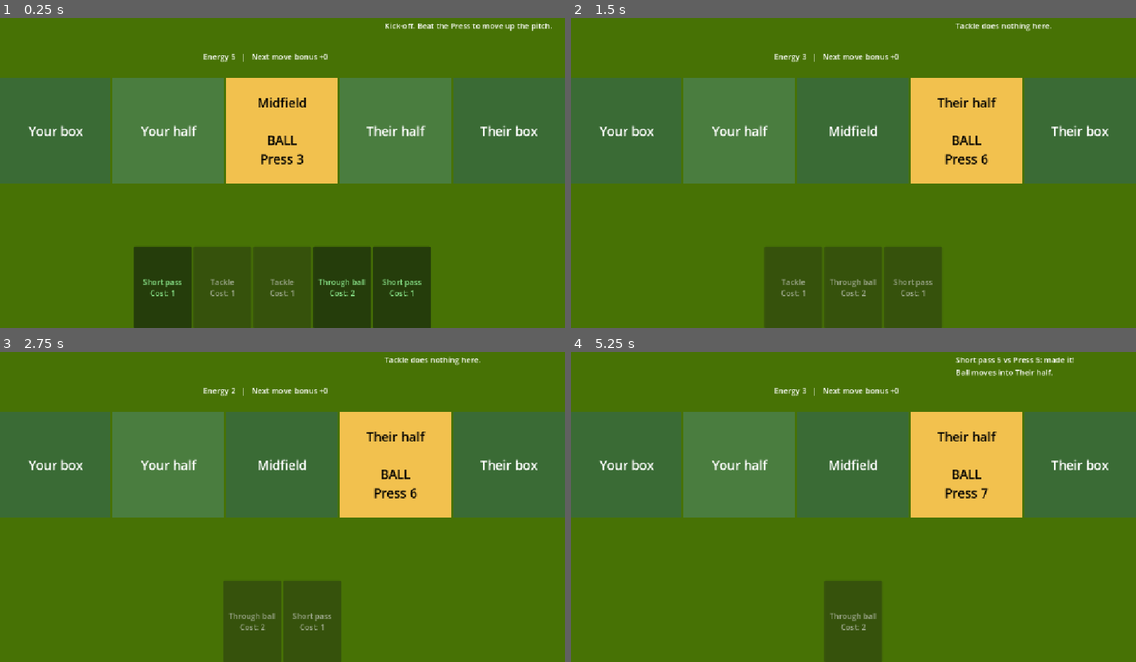
Above: before the commit, frames 1-4 (two rows, left to right).
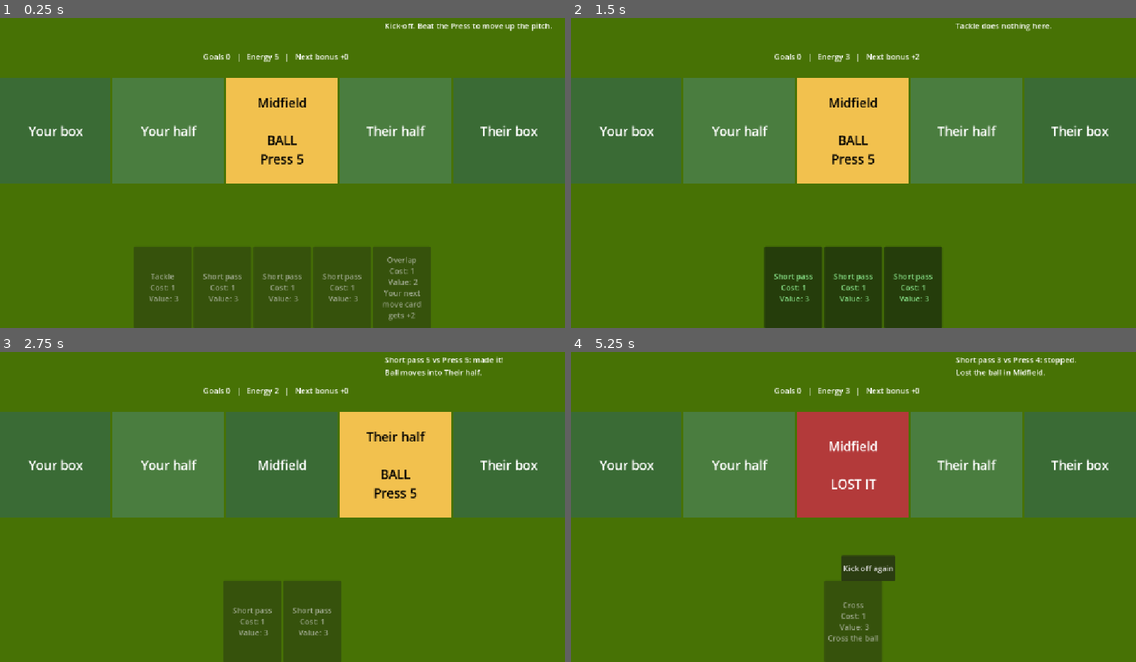
Above: after the commit, the same moments.

Repository: pauleverton/card-collection-test
Game: Godot game, scene res://Scenes/match_slice.tscn
Two runs of this game, one before a commit and one after it. Both use one fixed random seed, a clock stepped at 60 frames per second and the inputs below. This scene is started directly instead of the project's main scene.
Inputs (mouse positions are in pixels of both pictures, inside the frame that each line leads up to):
- Up to frame 1 (0.25 s): no input
- Up to frame 2 (1.5 s): click (972, 287) at 0.5 s, where only the run after the commit has a clickable "Overlap Cost: 1 Value: 2 Your…"; click "Tackle Cost: 1" (after the commit: "Tackle Cost: 1 Value: 3") at 1.25 s
- Up to frame 3 (2.75 s): click "Tackle Cost: 1" (after the commit: "Short pass Cost: 1 Value: 3") at 2 s
- Up to frame 4 (5.25 s): click "Through ball Cost: 2" (after the commit: "Short pass Cost: 1 Value: 3") at 2.75 s; click "Kick off again" at 3.5 s; click (853, 621) at 4.25 s, where only the run before the commit has a clickable "Overlap Cost: 1 Your next mov…"; click "Short pass Cost: 1" (after the commit: "Short pass Cost: 1 Value: 3") at 5 s

The runs differ from the first frame. In frame 1, 1.9% of the frame differs, in the area x 25-75%, y 11-98%; in frame 2, 15%; in frame 3, 1.3%; in frame 4, 15%, in the area x 36-90%, y 1-94%.

Commit message:
updated box

Diff:
--- /dev/null
+++ b/Resources/cross.tres
@@ -0,0 +1,11 @@
+[gd_resource type="Resource" script_class="ActionData" format=3 uid="uid://whlh6q4bs1wu"]
+
+[ext_resource type="Script" uid="uid://c7aob23hi7te0" path="res://Scripts/action_data.gd" id="1_3y67c"]
+
+[resource]
+script = ExtResource("1_3y67c")
+display_name = "Cross"
+tag = "cross"
+base_value = 3
+description = "Cross the ball"
+metadata/_custom_type_script = "uid://c7aob23hi7te0"
--- a/Resources/shot.tres
+++ b/Resources/shot.tres
@@ -5,7 +5,7 @@
 [resource]
 script = ExtResource("1_yj2ng")
 display_name = "Shot"
-energy_cost = 2
 tag = "shot"
 base_value = 3
+description = "Shoot!"
 metadata/_custom_type_script = "uid://c7aob23hi7te0"
--- a/Scenes/match_slice.gd
+++ b/Scenes/match_slice.gd
@@ -5,6 +5,7 @@
 @onready var pitch_strip = $Pitch
 @onready var result_label = $ResultLabel
 @onready var kick_off_button = $KickOffButton
+@onready var shoot_button = $ShootButton
 
 var pitch := PitchMatch.new()
 
@@ -14,13 +15,17 @@
 	var through_ball = load("res://Resources/through_ball.tres")
 	var overlap = load("res://Resources/overlap.tres")
 	var tackle = load("res://Resources/tackle.tres")
+	var cross = load("res://Resources/cross.tres")
+	var shot = load("res://Resources/shot.tres")
 	var deck = [short_pass, short_pass, short_pass, short_pass, dribble, dribble,
-			through_ball, through_ball, overlap, overlap, tackle, tackle]
+			through_ball, through_ball, overlap, overlap, tackle, tackle,
+			cross, cross, shot]
 	DeckState.start_match(deck)
 	DeckState.draw(5)
 	pitch.start()
 	hand.card_played.connect(play_card)
 	kick_off_button.pressed.connect(_on_kick_off)
+	shoot_button.pressed.connect(_on_shoot)
 	result_label.text = "Kick-off. Beat the Press to move up the pitch."
 	refresh_all()
 
@@ -35,6 +40,11 @@
 	DeckState.play(card)
 	refresh_all()
 
+func _on_shoot() -> void:
+	var events := pitch.take_shot()
+	result_label.text = describe(events)
+	refresh_all()
+
 func _on_kick_off() -> void:
 	pitch.start()
 	DeckState.draw(2)
@@ -43,9 +53,11 @@
 
 func refresh_all() -> void:
 	hand.refresh()
-	pitch_strip.show_state(pitch.zone, pitch.target, pitch.has_ball)
-	info_label.text = "Energy %d   |   Next move bonus +%d" % [pitch.energy, pitch.next_bonus]
-	kick_off_button.visible = not pitch.has_ball or pitch.zone == 4
+	pitch_strip.show_state(pitch)
+	info_label.text = "Goals %d   |   Energy %d   |   Next bonus +%d" % [
+			pitch.goals, pitch.energy, pitch.next_bonus]
+	kick_off_button.visible = not pitch.has_ball
+	shoot_button.visible = pitch.has_ball and pitch.zone == 4
 	for card_ui in hand.get_children():
 		if pitch.would_succeed(card_ui.card):
 			card_ui.modulate = Color(0.6, 1.0, 0.6)
@@ -62,13 +74,27 @@
 			"advance":
 				lines.append("Ball moves into %s." % e["zone"])
 			"in_the_box":
-				lines.append("You're in the box! (Box rules come next.)")
+				lines.append("Into the box with a chance of %d." % e["quality"])
 			"kept_ball":
 				lines.append("Couldn't get past, but dragged a defender out. Press now %d." % e["target"])
+			"quality":
+				lines.append("%s: chance now %d." % [e["card"], e["quality"]])
+			"defender":
+				lines.append("Defender plays %s. Chance now %d." % [e["card"], e["quality"]])
+			"no_defenders":
+				lines.append("No defenders left to stop you!")
+			"shot":
+				lines.append("SHOT! Chance %d vs keeper %d..." % [e["quality"], e["save"]])
+			"goal":
+				lines.append("GOAL! That's %d." % e["goals"])
+			"corner":
+				lines.append("Tipped round the post. Corner! Chance reset to 2, +1 energy.")
+			"saved":
+				lines.append("Saved.")
 			"turnover":
 				lines.append("Lost the ball in %s." % e["zone"])
 			"bonus":
-				lines.append("Overlap: next move +%d." % e["next_bonus"])
+				lines.append("Overlap: next card +%d." % e["next_bonus"])
 			"drew":
 				lines.append("Drew a card.")
 			"wrong_phase":
@@ -76,5 +102,7 @@
 			"no_energy":
 				lines.append("Not enough energy.")
 			"no_ball":
-				lines.append("You haven't got the ball.")
+				lines.append("You can't do that right now.")
+			"basic_shot":
+				lines.append("Snatched shot from a tight angle (-%d)." % PitchMatch.BASIC_SHOT_PENALTY)
 	return "\n".join(lines)
--- a/Scenes/match_slice.tscn
+++ b/Scenes/match_slice.tscn
@@ -61,3 +61,11 @@
 offset_right = 672.0
 offset_bottom = 490.0
 text = "Kick off again"
+
+[node name="ShootButton" type="Button" parent="." unique_id=2069174672]
+layout_mode = 0
+offset_left = 715.0
+offset_top = 447.0
+offset_right = 849.0
+offset_bottom = 478.0
+text = "Shoot (1 energy)"
--- a/Scripts/action_card_ui.gd
+++ b/Scripts/action_card_ui.gd
@@ -11,4 +11,4 @@
 
 func setup(data: ActionData) -> void:
 	card = data
-	text = "%s\nCost: %d\n\n%s" % [data.display_name, data.energy_cost, data.description]
+	text = "%s\nCost: %d\n Value: %d\n%s" % [data.display_name, data.energy_cost,data.base_value, data.description]
--- a/Scripts/pitch_match.gd
+++ b/Scripts/pitch_match.gd
@@ -8,20 +8,71 @@
 const START_ENERGY := 5
 const LONG_BALL_MARGIN := 3
 
+## --- Box rules ---
+const BOX_DEFENCE_DECK := ["block", "block", "block", "tackle", "tackle",
+		"clearance", "clearance", "slip", "slip"]
+const DEFENDER_TEXT := {"block": "Block -2", "tackle": "Tackle -3",
+		"clearance": "Clearance (wins it if chance 4 or less)", "slip": "Slip"}
+const BOX_DEFENCE_VALUE := {"block": 2, "tackle": 3, "clearance": 0, "slip": 0}
+const BOX_HAND_SIZE := 3
+const CLEARANCE_LIMIT := 4
+const BOX_WORK_VALUE := 1   ## what Pass and Dribble add inside the box
+const KEEPER_DECK := [2, 3, 3, 4, 4, 5, 5, 6, 7]
+const SHOT_COST := 1
+const BOX_ENERGY := 3
+const BASIC_SHOT_PENALTY := 2
+
 var zone := 2
 var energy := START_ENERGY
 var target := 0
 var has_ball := true
-## Bonus waiting for the next move card (from Overlap, later from jokers).
+## Bonus waiting for the next card (from Overlap, later from jokers).
 var next_bonus := 0
+var quality := 0
+var goals := 0
+var scored_last := false
 var _press_pile: Array = []
+var _box_hand: Array = []
+var _box_defence_pile: Array = []
+var _keeper_pile: Array = []
 
 func start() -> void:
 	zone = 2
 	energy = START_ENERGY
 	has_ball = true
 	next_bonus = 0
+	quality = 0
+	scored_last = false
 	_flip_press()
+
+func defenders_left() -> int:
+	return _box_hand.size()
+
+## The defenders still to come, in the order they'll respond.
+func upcoming_defenders() -> Array:
+	return _box_hand.duplicate()
+
+## Percentage chance a shot of this quality scores, from the saves left in the pile.
+func goal_odds(shot_quality: int) -> int:
+	var saves: Array = _keeper_pile if not _keeper_pile.is_empty() else KEEPER_DECK
+	var beaten := 0
+	for s in saves:
+		if shot_quality > s:
+			beaten += 1
+	return roundi(100.0 * beaten / saves.size())
+
+func power_of(card: ActionData) -> int:
+	return card.base_value + next_bonus
+
+## True if the card is worth playing right now (used for the green tint).
+func would_succeed(card: ActionData) -> bool:
+	if not has_ball:
+		return false
+	if zone == 4:
+		return card.tag in ["pass", "dribble", "cross", "shot", "overlap"]
+	if not card.tag in ["pass", "dribble", "long_ball"]:
+		return false
+	return power_of(card) >= target
 
 func play(card: ActionData) -> Array:
 	var events := []
@@ -32,23 +83,42 @@
 		events.append({"type": "no_energy"})
 		return events
 	energy -= card.energy_cost
+	if card.tag == "overlap":
+		next_bonus += card.base_value
+		events.append({"type": "bonus", "next_bonus": next_bonus})
+	elif zone == 4:
+		_play_in_box(card, events)
+	else:
+		_play_in_build_up(card, events)
+	_check_out_of_energy(events)
+	return events
+
+func take_shot() -> Array:
+	var events := []
+	if not has_ball or zone != 4:
+		events.append({"type": "no_ball"})
+		return events
+	if energy < SHOT_COST:
+		events.append({"type": "no_energy"})
+		return events
+	energy -= SHOT_COST
+	quality = max(0, quality - BASIC_SHOT_PENALTY)
+	events.append({"type": "basic_shot", "quality": quality})
+	_shoot(events)
+	_check_out_of_energy(events)
+	return events
+
+# ---------- Build-up ----------
+
+func _play_in_build_up(card: ActionData, events: Array) -> void:
 	match card.tag:
 		"pass", "dribble", "long_ball":
-			if zone == 4:
-				events.append({"type": "wrong_phase", "card": card.display_name})
-			else:
-				_attempt_move(card, events)
-				if card.tag == "dribble":
-					DeckState.draw(1)
-					events.append({"type": "drew"})
-		"overlap":
-			next_bonus += card.base_value
-			events.append({"type": "bonus", "next_bonus": next_bonus})
+			_attempt_move(card, events)
+			if card.tag == "dribble":
+				DeckState.draw(1)
+				events.append({"type": "drew"})
 		_:
 			events.append({"type": "wrong_phase", "card": card.display_name})
-	if has_ball and energy == 0 and zone < 4:
-		_turnover(events)
-	return events
 
 func _attempt_move(card: ActionData, events: Array) -> void:
 	## This line is where jokers will add their bonuses later.
@@ -61,37 +131,90 @@
 		var steps := 1
 		if card.tag == "long_ball" and power >= target + LONG_BALL_MARGIN:
 			steps = 2
-		_advance(steps, events)
+		_advance(steps, power - target, events)
 	elif card.tag == "dribble":
 		target -= 1
 		events.append({"type": "kept_ball", "target": target})
 	else:
 		_turnover(events)
 
-func _advance(steps: int, events: Array) -> void:
+func _advance(steps: int, excess: int, events: Array) -> void:
 	zone = min(zone + steps, 4)
 	events.append({"type": "advance", "zone": ZONE_NAMES[zone]})
 	if zone == 4:
-		events.append({"type": "in_the_box"})
+		_enter_box(excess, events)
 	else:
 		_flip_press()
+
+func _flip_press() -> void:
+	target = _draw_from(_press_pile, PRESS_DECK) + PRESS_MODIFIER[zone]
+
+# ---------- The box ----------
+
+func _enter_box(start_quality: int, events: Array) -> void:
+	energy = BOX_ENERGY
+	quality = start_quality
+	_box_hand.clear()
+	for i in BOX_HAND_SIZE:
+		_box_hand.append(_draw_from(_box_defence_pile, BOX_DEFENCE_DECK))
+	events.append({"type": "in_the_box", "quality": quality})
+
+func _play_in_box(card: ActionData, events: Array) -> void:
+	match card.tag:
+		"pass", "dribble", "cross":
+			var amount: int = card.base_value if card.tag == "cross" else BOX_WORK_VALUE
+			quality += amount + next_bonus
+			next_bonus = 0
+			events.append({"type": "quality", "card": card.display_name, "quality": quality})
+			_defender_responds(events)
+		"shot":
+			quality += card.base_value + next_bonus
+			next_bonus = 0
+			_shoot(events)
+		_:
+			events.append({"type": "wrong_phase", "card": card.display_name})
+
+func _defender_responds(events: Array) -> void:
+	if _box_hand.is_empty():
+		events.append({"type": "no_defenders"})
+		return
+	var d: String = _box_hand.pop_front()
+	if d == "clearance" and quality <= CLEARANCE_LIMIT:
+		events.append({"type": "defender", "card": d, "quality": quality})
+		_turnover(events)
+		return
+	quality = max(0, quality - BOX_DEFENCE_VALUE[d])
+	events.append({"type": "defender", "card": d, "quality": quality})
+
+func _shoot(events: Array) -> void:
+	var save: int = _draw_from(_keeper_pile, KEEPER_DECK)
+	events.append({"type": "shot", "quality": quality, "save": save})
+	if quality > save:
+		goals += 1
+		scored_last = true
+		has_ball = false
+		events.append({"type": "goal", "goals": goals})
+	elif quality == save:
+		quality = 2
+		energy += 1
+		events.append({"type": "corner"})
+	else:
+		events.append({"type": "saved"})
+		_turnover(events)
+
+# ---------- Shared ----------
+
+func _check_out_of_energy(events: Array) -> void:
+	if has_ball and energy == 0:
+		_turnover(events)
 
 func _turnover(events: Array) -> void:
 	has_ball = false
 	events.append({"type": "turnover", "zone": ZONE_NAMES[zone]})
 
-func _flip_press() -> void:
-	if _press_pile.is_empty():
-		_press_pile = PRESS_DECK.duplicate()
-		_press_pile.shuffle()
-	target = _press_pile.pop_back() + PRESS_MODIFIER[zone]
-
-func power_of(card: ActionData) -> int:
-	return card.base_value + next_bonus
-
-func would_succeed(card: ActionData) -> bool:
-	if not has_ball or zone == 4:
-		return false
-	if not card.tag in ["pass", "dribble", "long_ball"]:
-		return false
-	return power_of(card) >= target
+## Takes the top item from a pile, reshuffling from source when it's empty.
+func _draw_from(pile: Array, source: Array):
+	if pile.is_empty():
+		pile.append_array(source)
+		pile.shuffle()
+	return pile.pop_back()
--- a/Scripts/pitch_script.gd
+++ b/Scripts/pitch_script.gd
@@ -3,6 +3,7 @@
 const GRASS := [Color("3a6b35"), Color("4a7d3f"), Color("3a6b35"), Color("4a7d3f"), Color("3a6b35")]
 const BALL_COLOUR := Color("f2c14e")
 const LOST_COLOUR := Color("b33a3a")
+const GOAL_COLOUR := Color.WHITE
 
 var _zones: Array = []
 var _labels: Array = []
@@ -21,19 +22,35 @@
 		rect.add_child(label)
 		_zones.append(rect)
 		_labels.append(label)
+		label.autowrap_mode = TextServer.AUTOWRAP_WORD_SMART
 
-func show_state(zone: int, target: int, has_ball: bool) -> void:
+func show_state(m: PitchMatch) -> void:
 	for i in 5:
+		_labels[i].add_theme_font_size_override("font_size", 26)
 		_zones[i].color = GRASS[i]
 		_labels[i].text = PitchMatch.ZONE_NAMES[i]
 		_labels[i].add_theme_color_override("font_color", Color.WHITE)
-	if not has_ball:
-		_zones[zone].color = LOST_COLOUR
-		_labels[zone].text += "\n\nLOST IT"
+	var z := m.zone
+	if m.scored_last:
+		_zones[z].color = GOAL_COLOUR
+		_labels[z].add_theme_color_override("font_color", Color.BLACK)
+		_labels[z].text += "\n\nGOAL!"
 		return
-	_zones[zone].color = BALL_COLOUR
-	_labels[zone].add_theme_color_override("font_color", Color.BLACK)
-	if zone == 4:
-		_labels[zone].text += "\n\nBALL\nIn the box!"
+	if not m.has_ball:
+		_zones[z].color = LOST_COLOUR
+		_labels[z].text += "\n\nLOST IT"
+		return
+	_zones[z].color = BALL_COLOUR
+	_labels[z].add_theme_color_override("font_color", Color.BLACK)
+	if z == 4:
+		_labels[z].add_theme_font_size_override("font_size", 17)
+		var names: PackedStringArray = []
+		for d in m.upcoming_defenders():
+			names.append(PitchMatch.DEFENDER_TEXT[d])
+		var next_up: String = " › ".join(names) if not names.is_empty() else "nobody! Free shot"
+		_labels[z].text += "\nChance %d\nNext: %s\nShoot now: %d%%\nWith Shot card: %d%%" % [
+				m.quality, next_up,
+				m.goal_odds(m.quality - PitchMatch.BASIC_SHOT_PENALTY),
+				m.goal_odds(m.quality + 3 + m.next_bonus)]
 	else:
-		_labels[zone].text += "\n\nBALL\nPress %d" % target
+		_labels[z].text += "\n\nBALL\nPress %d" % m.target
